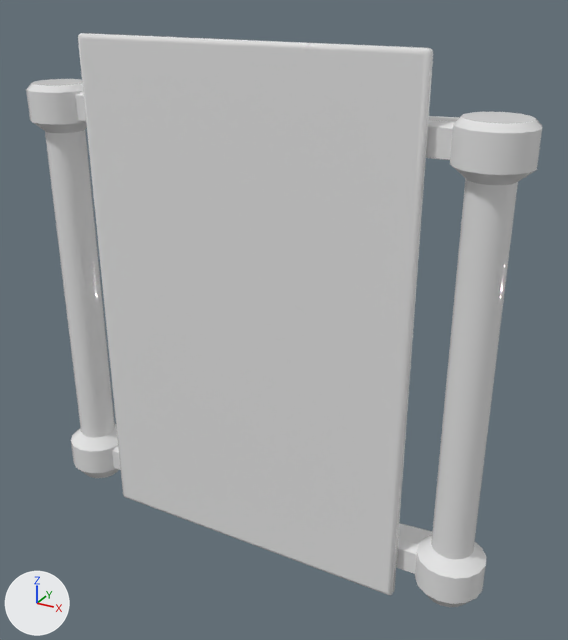
The FBX model Packages/com.llealloo.audiolink/Runtime/Resources/ALController.fbx, before and after one commit.
Before and after are seen from a 50 mm lens placed at (0.259, -0.425, 0.216), pointed at (0.019, 0.01, -0.001). Lighting does not change. The marker at lower left points along +X, +Y and +Z.

In view in the first picture: 'tablet'.
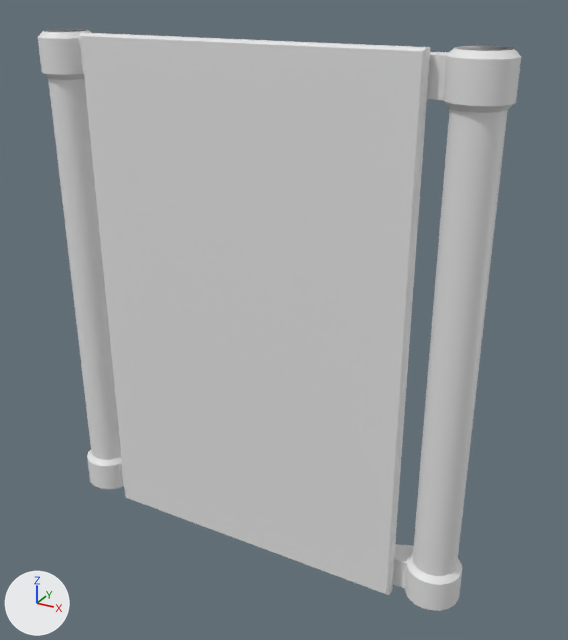
The change, as JSON lines over the scene's bpy script:
```json
{"block": "me_cylinder_011", "where": "# used by ob_tablet; location = (0.0, 0.0, 0.0)"}
{"op": "remove", "block": "me_cylinder_011", "code": "me_cylinder_011.from_pydata(...)  # 360 vertices, 354 faces; spans x -0.177..0.177, y -0.023..0.023, z -0.182..0.181"}
{"op": "add", "block": "me_cylinder_011", "code": "me_cylinder_011.from_pydata(...)  # 564 vertices, 486 faces; spans x -0.162..0.162, y -0.019..0.019, z -0.182..0.182"}
{"block": "me_cylinder_011", "change": "me_cylinder_011 part 1: the loose piece of 148 vertices spanning x 0.067..0.177, y -0.023..0.023, z -0.173..0.147 is rebuilt with 256 vertices and now spans x 0.124..0.162, y -0.019..0.019, z -0.182..0.182"}
{"block": "me_cylinder_011", "change": "me_cylinder_011 part 2: the loose piece of 148 vertices spanning x -0.177..-0.067, y -0.023..0.023, z -0.173..0.147 is rebuilt with 256 vertices and now spans x -0.162..-0.124, y -0.019..0.019, z -0.182..0.182"}
{"block": "me_cylinder_011", "change": "me_cylinder_011 part 3: the loose piece of 64 vertices spanning x -0.119..0.119, y -0.016..-0.009, z -0.182..0.181 is rebuilt with 16 vertices and now spans x -0.117..0.117, y -0.016..-0.007, z -0.182..0.182"}
{"block": "me_cylinder_011", "change": "me_cylinder_011 part 4"}
{"block": "me_cylinder_011", "change": "20 vertices are added at x -0.146..0.146, y -0.007..0.017, z -0.182..0.182"}
{"block": "me_cylinder_011", "change": "16 new vertices lie (0.0, 0.0, 0.023) away from vertices in x -0.146..0.146, y -0.007..0.017, z -0.178..0.155"}
{"block": "me_cylinder_011", "change": "24 new faces join them"}
```

Location of each change, (x1, y1, x2, y2) in pixels of the pictures (568 x 640 px):
```json
{"object": "tablet", "change": "reshaped", "before": [26, 33, 542, 607], "after": [38, 29, 521, 611], "on screen": "6% narrower"}
{"part": 1, "of": "me_cylinder_011", "change": "rebuilt", "before": [396, 112, 542, 607], "after": [405, 46, 521, 611]}
{"part": 2, "of": "me_cylinder_011", "change": "rebuilt", "before": [26, 79, 121, 478], "after": [38, 29, 124, 490]}
{"part": 3, "of": "me_cylinder_011", "change": "rebuilt", "before": [78, 33, 433, 595], "after": [80, 33, 430, 595]}
{"part": 4, "of": "me_cylinder_011", "change": "added", "after": [79, 38, 449, 589]}
```
